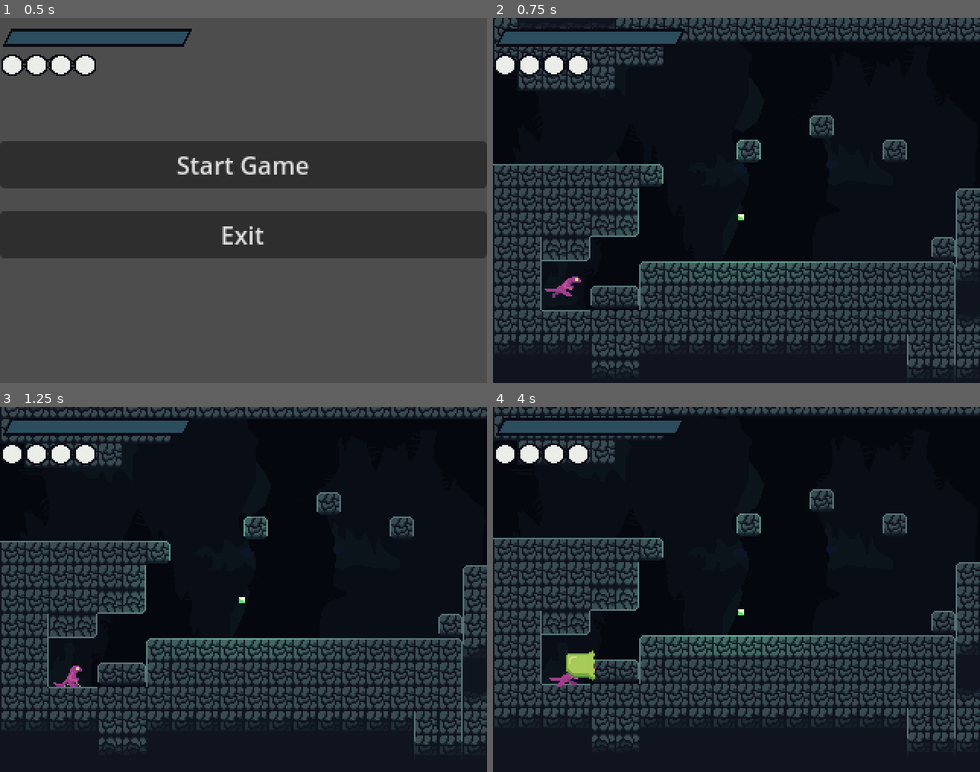
Above: before the commit, frames 1-4 (two rows, left to right).
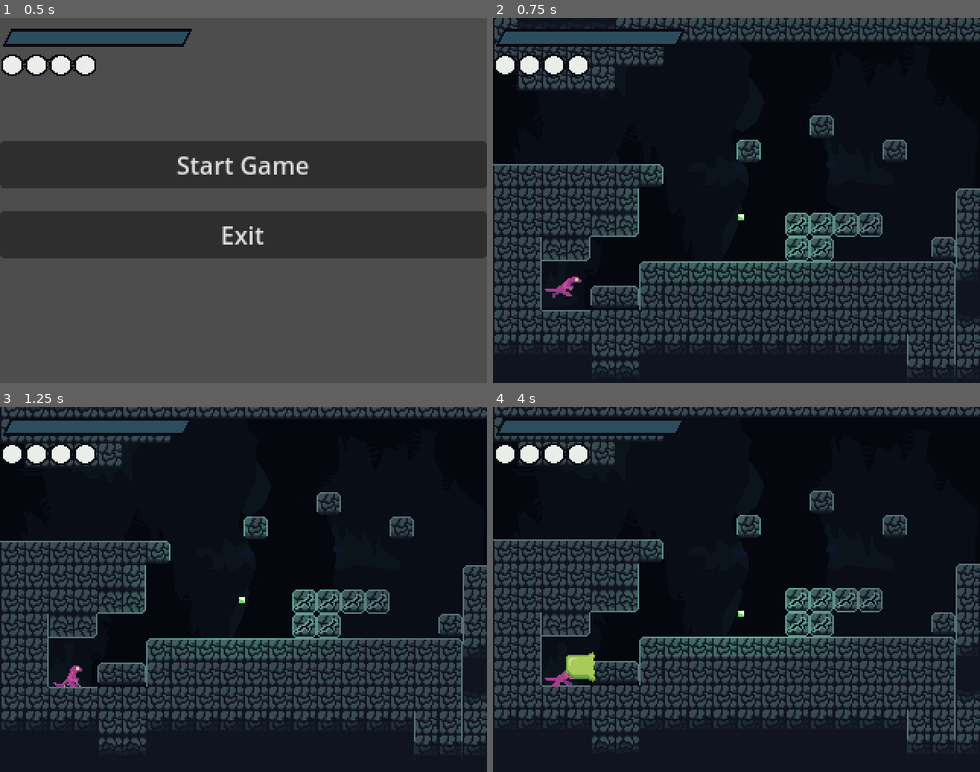
Above: after the commit, the same moments.

Repository: Liakatido/MVM19
Game: Godot game, scene res://scenes/game.tscn
Same seed, same stepped clock (60 frames per second), same inputs: the game is played once before the commit and once after it.
Inputs:
- Up to frame 1 (0.5 s): no input
- Up to frame 2 (0.75 s): click "Start Game" at 0.5 s
- Up to frame 3 (1.25 s): no input
- Up to frame 4 (4 s): tap Enter (ui_accept) at 1.25 s; hold C (dash) 1.28-2.03 s; hold Right (right) 1.28-2.78 s; tap Z (jump) at 1.52, 2.27, 3.77 s; tap X (attack) at 2.1 s; tap C (dash) at 2.3, 3.8 s; hold Left (left) 2.78-3.53 s; hold C (dash) 2.78-3.53 s; hold Right (right) from 3.53 s (still down); tap V (spit) at 3.6 s

Frame 1 is identical in both runs. In frame 2, 1.4% of the frame differs, in the area x 60-80%, y 53-67%; in frame 3, 1.4%; in frame 4, 19%, in the area x 0-100%, y 0-95%.

Commit message:
breakable tiles

Diff:
--- /dev/null
+++ b/scenes/levels/breakable_tile.gd
@@ -0,0 +1,14 @@
+extends Area2D
+
+signal broken(x, y)
+
+var x : int
+var y : int
+
+var already_broken : bool = false
+
+func break_object():
+	# so it isn't setup to be broken more than once
+	if not already_broken:
+		already_broken = true
+		emit_signal("broken", x, y)
--- /dev/null
+++ b/scenes/levels/breakable_tile.tscn
@@ -0,0 +1,15 @@
+[gd_scene load_steps=3 format=3 uid="uid://dmx2y8wut8vc2"]
+
+[ext_resource type="Script" path="res://scenes/levels/breakable_tile.gd" id="1_rt8lq"]
+
+[sub_resource type="RectangleShape2D" id="RectangleShape2D_uqpd8"]
+size = Vector2(16, 16)
+
+[node name="BreakableTile" type="Area2D"]
+collision_layer = 16
+collision_mask = 16
+monitoring = false
+script = ExtResource("1_rt8lq")
+
+[node name="CollisionShape2D" type="CollisionShape2D" parent="."]
+shape = SubResource("RectangleShape2D_uqpd8")
--- a/scenes/levels/cave/caveSelfLair.tscn
+++ b/scenes/levels/cave/caveSelfLair.tscn
@@ -8,7 +8,7 @@
 
 [node name="TileMap" parent="." index="0"]
 layer_0/name = "Cave Layer 1"
-layer_0/tile_data = PackedInt32Array(65536, 0, 3, 131072, 32 …(4603 unchanged characters)…  1, 458765, 196608, 1, 524298, 196608, 1)
+layer_0/tile_data = PackedInt32Array(65536, 0, 3, 131072, 32 …(4603 unchanged characters)…  1, 458765, 196608, 1, 524298, 196608, 1, 786444, 196608, 3, 720908, 196608, 3, 720909, 196608, 3, 786445, 196608, 3, 720910, 196608, 3, 720911, 196608, 3)
 
 [node name="LevelGate" parent="Gates" index="0" instance=ExtResource("2_dfde7")]
 position = Vector2(0, 192)
--- a/scenes/levels/level.gd
+++ b/scenes/levels/level.gd
@@ -5,6 +5,7 @@
 signal switch_to_level(level, gate)
 
 const Player = preload("res://scenes/player/player.tscn")
+const BreakableTile = preload("res://scenes/levels/breakable_tile.tscn")
 
 @onready var tilemap = $TileMap
 @onready var gates = $Gates
@@ -34,6 +35,7 @@
 	setup_camera(player.get_node("Camera2D"))
 
 	# setup level specific stuff
+	setup_breakable_tiles()
 
 	setup_complete = true
 
@@ -42,6 +44,29 @@
 	for gate in gates.get_children():
 		available_gates[gate.gate_id] = gate
 		gate.connect("player_entered_gate", signal_switch_level)
+
+func setup_breakable_tiles():
+	var tilemap_layer = 0
+	for cell in tilemap.get_used_cells(tilemap_layer):
+		var tile_data = tilemap.get_cell_tile_data(tilemap_layer, cell)
+		var breakable = tile_data.get_custom_data("breakable")
+
+		if not breakable:
+			continue
+
+		# setup tile breaking on charge
+		var cell_global_pos = tilemap.to_global(tilemap.map_to_local(cell))
+		var breakable_tile = BreakableTile.instantiate()
+		add_child(breakable_tile)
+		breakable_tile.global_position = cell_global_pos
+
+		breakable_tile.x = cell.x
+		breakable_tile.y = cell.y
+		breakable_tile.connect("broken", break_tile)
+
+func break_tile(x, y):
+	var tilemap_layer = 0
+	tilemap.erase_cell(tilemap_layer, Vector2(x, y))
 
 func _process(_delta):
 	if not setup_complete:
--- a/scenes/levels/tilesets/cave_tileset.tres
+++ b/scenes/levels/tilesets/cave_tileset.tres
@@ -233,9 +233,16 @@
 48:52/0 = 0
 48:52/0/physics_layer_0/linear_velocity = Vector2(0, 0)
 48:52/0/physics_layer_0/angular_velocity = 0.0
+3:3/0 = 0
+3:3/0/physics_layer_0/linear_velocity = Vector2(0, 0)
+3:3/0/physics_layer_0/angular_velocity = 0.0
+3:3/0/physics_layer_0/polygon_0/points = PackedVector2Array(-8, -8, 8, -8, 8, 8, -8, 8)
+3:3/0/custom_data_0 = true
 
 [resource]
 occlusion_layer_0/light_mask = 1023
 physics_layer_0/collision_layer = 3
 physics_layer_0/collision_mask = 3
+custom_data_layer_0/name = "breakable"
+custom_data_layer_0/type = 1
 sources/0 = SubResource("TileSetAtlasSource_8hwqp")
--- a/scenes/player/bite.tscn
+++ b/scenes/player/bite.tscn
@@ -5,6 +5,21 @@
 [ext_resource type="AudioStream" uid="uid://df8bcrxn1cjim" path="res://assets/sounds/player/bite.ogg" id="3_nyd2b"]
 
 [sub_resource type="RectangleShape2D" id="RectangleShape2D_w2jax"]
+
+[sub_resource type="Animation" id="Animation_f8a1g"]
+length = 0.001
+tracks/0/type = "value"
+tracks/0/imported = false
+tracks/0/enabled = true
+tracks/0/path = NodePath("Sprite2D:region_rect")
+tracks/0/interp = 1
+tracks/0/loop_wrap = true
+tracks/0/keys = {
+"times": PackedFloat32Array(0),
+"transitions": PackedFloat32Array(1),
+"update": 0,
+"values": [Rect2(0, 0, 16, 16)]
+}
 
 [sub_resource type="Animation" id="Animation_yay6k"]
 resource_name = "bite"
@@ -63,21 +78,6 @@
 "values": [true]
 }
 
-[sub_resource type="Animation" id="Animation_f8a1g"]
-length = 0.001
-tracks/0/type = "value"
-tracks/0/imported = false
-tracks/0/enabled = true
-tracks/0/path = NodePath("Sprite2D:region_rect")
-tracks/0/interp = 1
-tracks/0/loop_wrap = true
-tracks/0/keys = {
-"times": PackedFloat32Array(0),
-"transitions": PackedFloat32Array(1),
-"update": 0,
-"values": [Rect2(0, 0, 16, 16)]
-}
-
 [sub_resource type="AnimationLibrary" id="AnimationLibrary_0yw2t"]
 _data = {
 "RESET": SubResource("Animation_f8a1g"),
--- a/scenes/player/player.gd
+++ b/scenes/player/player.gd
@@ -16,6 +16,7 @@
 @onready var dash_particles = $DashParticles
 @onready var attack_marker = $AttackMarker
 @onready var dust_particles = $DustParticles
+@onready var dash_hitbox = $ChargeHitbox
 
 const SPEED = 85.0
 const JUMP_VELOCITY = -190.0
@@ -27,6 +28,7 @@
 var orientation : Vector2 = Vector2.RIGHT
 var disabled : bool = false
 var was_on_floor : bool = true
+var invincible : bool = false
 
 # attack data
 const ATTACK_COOLDOWN : float = 0.4
@@ -43,6 +45,7 @@
 var dashing : bool = false
 var can_dash : bool = false
 var dash_ticker : float
+var dash_hitbox_pos : Vector2
 
 # spit data
 const SPIT_COOLDOWN = 2.0
@@ -62,6 +65,9 @@
 	# setup crouch data
 	original_sprite_pos = sprite.position
 	crouch_sprite_pos = original_sprite_pos + Vector2(0, 1)
+
+	# setup dash data
+	dash_hitbox_pos = dash_hitbox.position
 
 func _unhandled_input(event):
 	if event.is_action_pressed("attack") and can_attack and not dashing and not crouching:
@@ -145,6 +151,7 @@
 
 	# handle dash
 	if dashing:
+		break_entities()
 		velocity = orientation * DASH_SPEED
 		move_and_slide()
 		return
@@ -167,11 +174,13 @@
 		sprite.flip_h = true
 		attack_marker.position.x = -attack_marker_x
 		dash_particles.texture = DashTextureLeft
+		dash_hitbox.position = dash_hitbox_pos * Vector2(-1, 0)
 	if direction == RIGHT:
 		sprite.flip_h = false
 		attack_marker.position.x = attack_marker_x
 		orientation = Vector2.RIGHT
 		dash_particles.texture = DashTextureRight
+		dash_hitbox.position = dash_hitbox_pos
 
 	# handle horizontal movement
 	if direction:
@@ -217,3 +226,10 @@
 func _on_animation_player_animation_started(anim_name):
 	if anim_name != "down" and crouching:
 		reset_after_crouch()
+
+
+func break_entities():
+	var entities = dash_hitbox.get_overlapping_areas()
+	for entity in entities:
+		if entity.has_method("break_object"):
+			entity.break_object()
--- a/scenes/player/player.tscn
+++ b/scenes/player/player.tscn
@@ -228,6 +228,9 @@
 
 [sub_resource type="RectangleShape2D" id="RectangleShape2D_htvlh"]
 size = Vector2(8, 12)
+
+[sub_resource type="RectangleShape2D" id="RectangleShape2D_lb8pc"]
+size = Vector2(20, 17)
 
 [node name="Player" type="CharacterBody2D" groups=["player"]]
 script = ExtResource("1_8hr0t")
@@ -291,6 +294,16 @@
 shape = SubResource("RectangleShape2D_htvlh")
 debug_color = Color(0.87451, 0.345098, 0, 0.419608)
 
+[node name="ChargeHitbox" type="Area2D" parent="."]
+collision_layer = 20
+collision_mask = 20
+monitorable = false
+
+[node name="CollisionShape2D" type="CollisionShape2D" parent="ChargeHitbox"]
+position = Vector2(4, -8)
+shape = SubResource("RectangleShape2D_lb8pc")
+debug_color = Color(0.439216, 0.490196, 0.0196078, 0.419608)
+
 [node name="WalkAudio" type="AudioStreamPlayer" parent="."]
 stream = ExtResource("3_hio8v")
 volume_db = -10.0
Binary file changed: assets/tileset.aseprite
Binary file changed: assets/tileset.png
Not shown, changed: ideas.txt
Not shown: 1 places in scenes/player/player.tscn that only renumber resources
